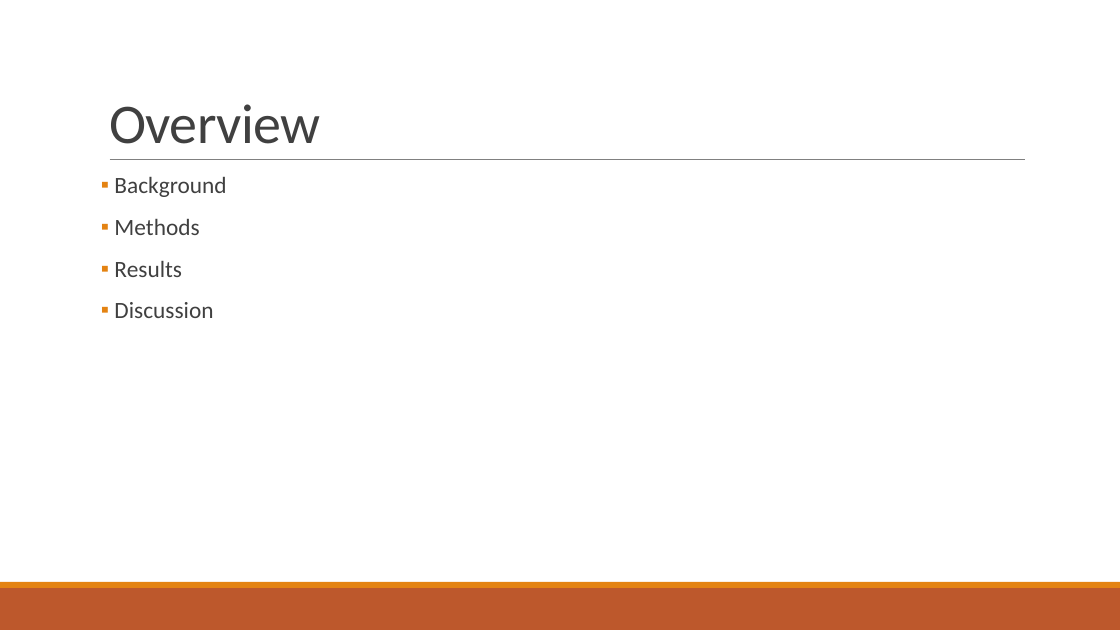
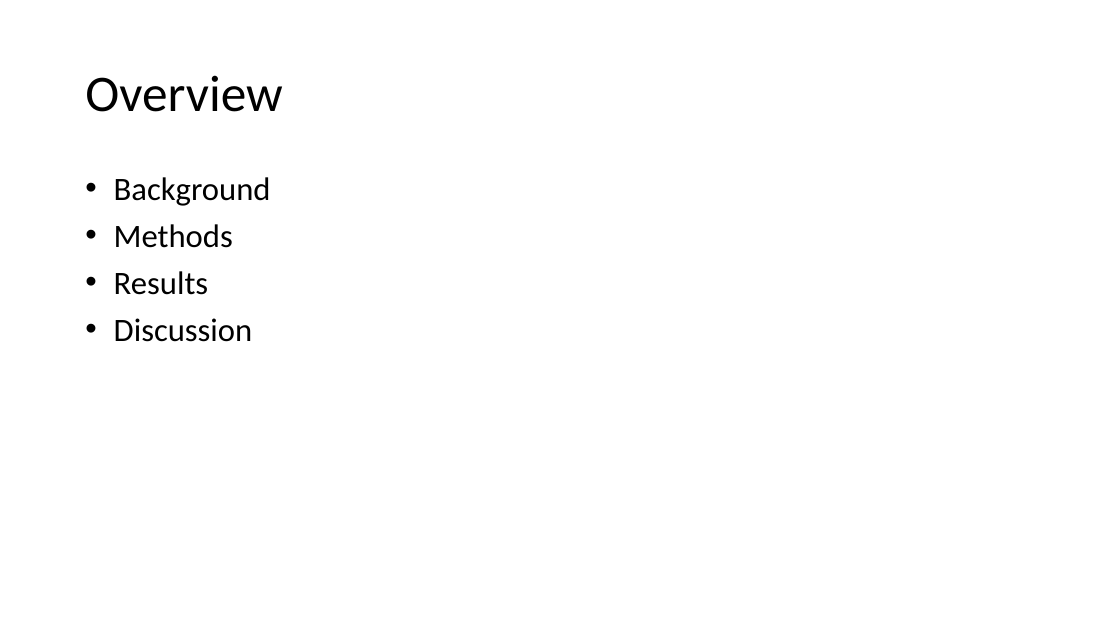
Before and after one commit to tliu-2/PROPPR, a slide deck: slide 2 of Presentation.pptx. Drawn at 1120x630 pixels with LibreOffice and Linux fonts; fonts in the diff are those of the drawing. Boxes give left, top, right and bottom in pixels: in the first picture for what was removed or moved away, otherwise in the second. Text is boxed around its words. In the diff, an @@ line names an element or a change of style, - is before the commit and + after.

```diff
--- a/Presentation.pptx
+++ b/Presentation.pptx
@@ title "Overview": place and size @@
-title "Overview" at (109,104,320,144)
+title "Overview" at (85,75,282,112)
@@ title "Overview" at (85,75,282,112): size 48 to 44 pt, text colour #404040 to #000000, letter spacing -0.5 to 0 pt; line spacing 0.85 to 0.9; vertical alignment bottom to middle @@
@@ text "Background" at (114,177,271,342): size 20 to 28 pt, text colour #404040 to #000000; bullet ▪ to •; less space between paragraphs @@
@@ line removed from (110, 160) to (1026, 160) @@
@@ rectangle removed at (0,588,1120,630) @@
@@ rectangle removed at (0,582,1120,588) @@
```
Also in this commit, not shown: 4 other slides changed, 6 slides added, 6 slides removed, 51 other files.
